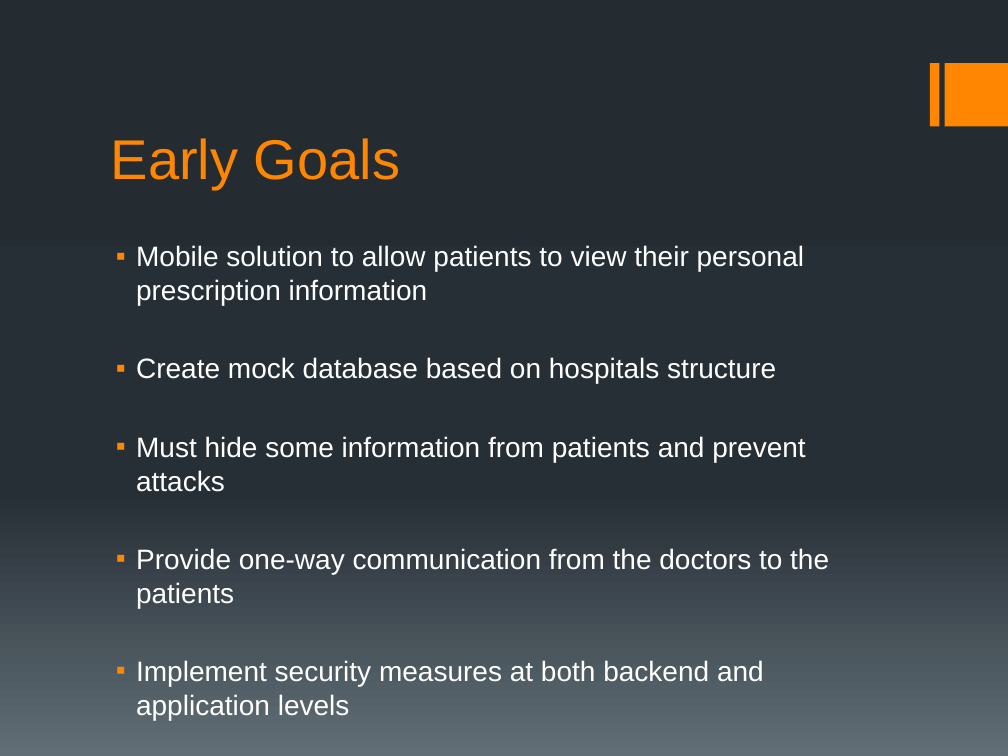
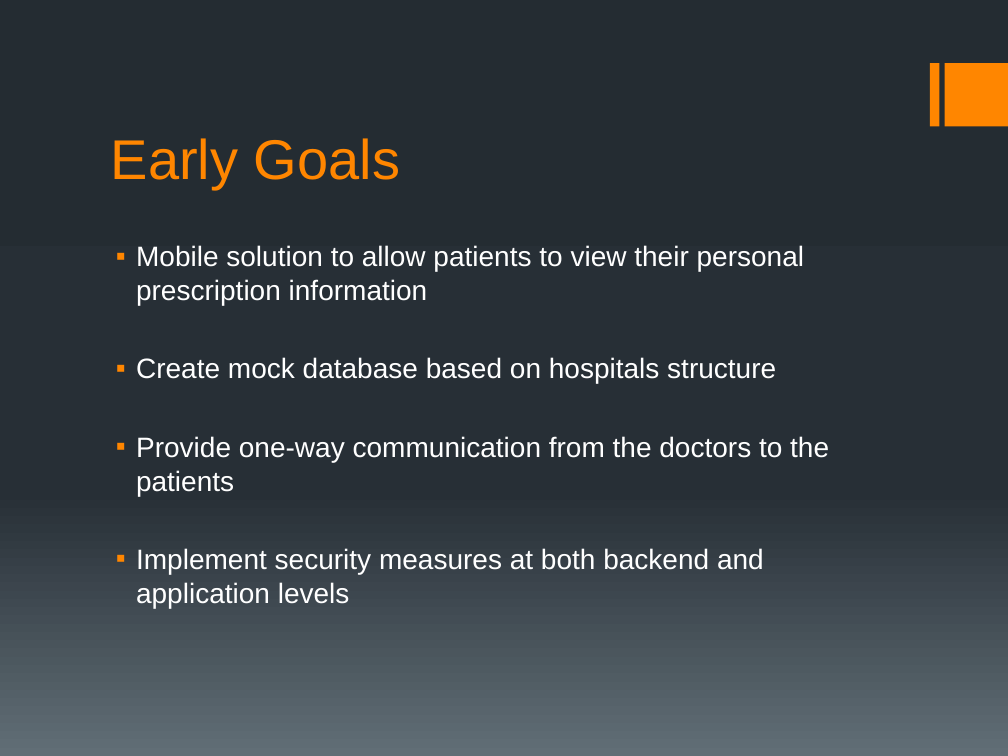
Before and after one commit to ShawnHesch/SAAPI, a slide deck: slide 4 of SAAPI_Walkthrough.pptx. Drawn at 1008x756 pixels with LibreOffice and Linux fonts; fonts in the diff are those of the drawing. Boxes give left, top, right and bottom in pixels: in the first picture for what was removed or moved away, otherwise in the second. Text is boxed around its words. In the diff, an @@ line names an element or a change of style, - is before the commit and + after.

```diff
--- a/SAAPI_Walkthrough.pptx
+++ b/SAAPI_Walkthrough.pptx
@@ text at (136,436,805,492): paragraph removed @@
-▪ Must hide some information from patients and prevent attacks
```
Also in this commit, not shown: 1 other slide changed.
